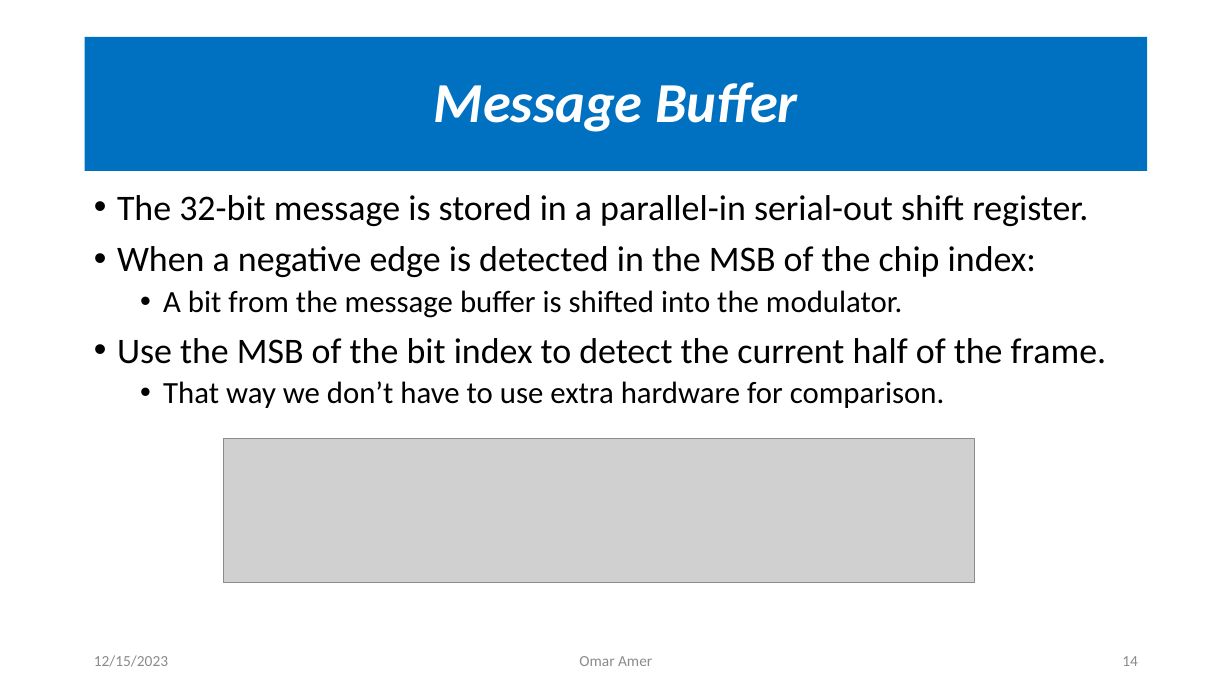
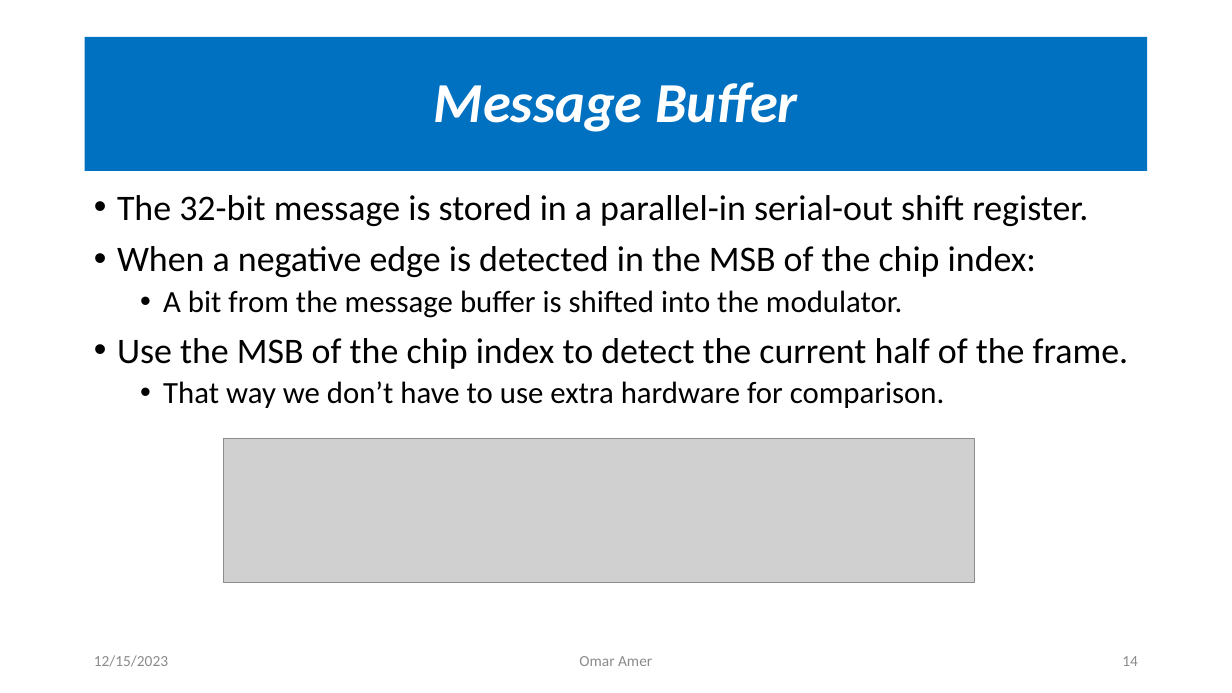
Before and after one commit to OmarAmer01/DCSK, a slide deck: slide 14 of docs/Presentation/main.pptx. Drawn at 1232x693 pixels with LibreOffice and Linux fonts; fonts in the diff are those of the drawing; grey boxes stand for pictures. Boxes give left, top, right and bottom in pixels: in the first picture for what was removed or moved away, otherwise in the second. Text is boxed around its words. In the diff, an @@ line names an element or a change of style, - is before the commit and + after.

```diff
--- a/docs/Presentation/main.pptx
+++ b/docs/Presentation/main.pptx
@@ text at (117,338,1128,369): text changed @@
-• Use the MSB of the bit index to detect the current half of the frame.
+• Use the MSB of the chip index to detect the current half of the frame.
```
Also in this commit, not shown: 12 other slides changed.
